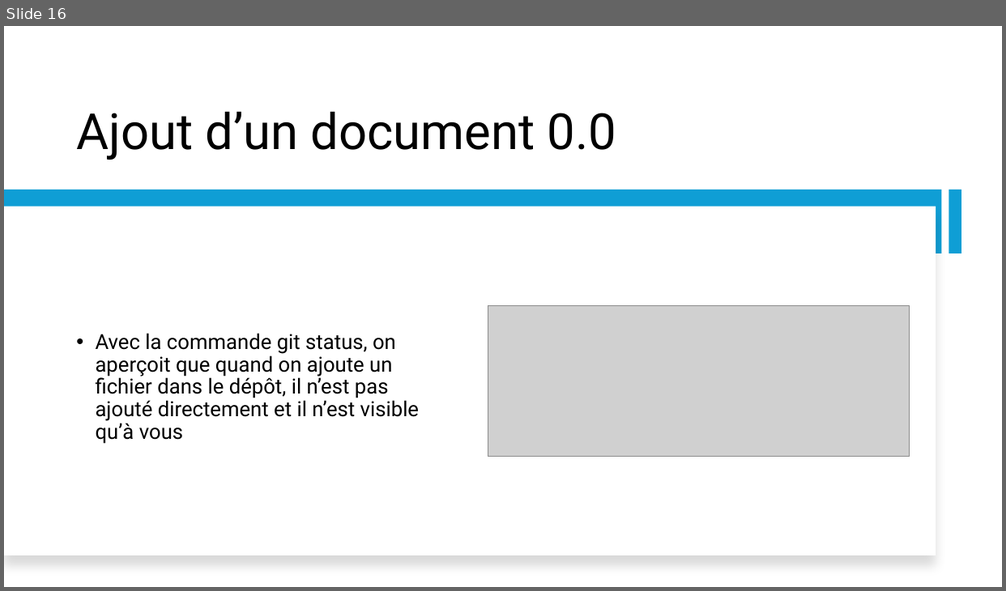
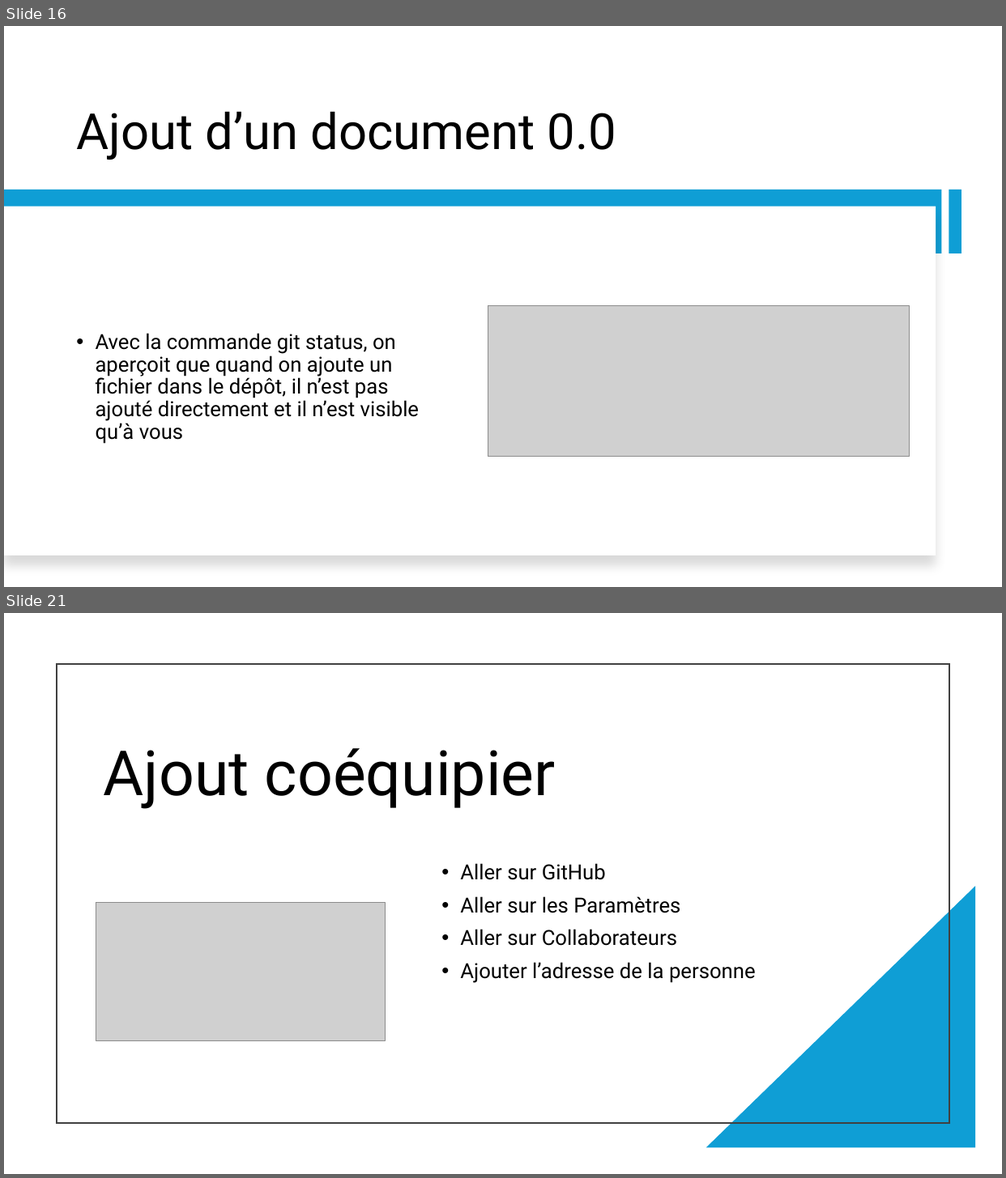
Before and after one commit to HugoSiriphong/TPSecurity, a slide deck: TP PROJET SCRUMDevSecOps.pptx. Shown one above the other, each under a label of ours: slide 16 before the commit, slides 16 and 21 after it; the slides between them are not shown. The pictures are 1006x591 and 1006x1178 pixels, drawn with LibreOffice and Linux fonts; fonts in the diff are those of the drawing; grey boxes stand for pictures. Boxes give left, top, right and bottom in pixels: in the first picture for what was removed or moved away, otherwise in the second. Text is boxed around its words. In the diff, an @@ line names an element or a change of style, - is before the commit and + after.

Commit message:
Ajout information

```diff
--- a/TP PROJET SCRUMDevSecOps.pptx
+++ b/TP PROJET SCRUMDevSecOps.pptx
@@ slide 21 added at [4, 613, 1002, 1174], background #FFFFFF @@
@@ rectangle added at [57, 664, 949, 1122], outline #404040 1.5 pt @@
@@ title added at [104, 748, 556, 809], 60 pt, text #000000 @@
+Ajout coéquipier
@@ text added at [460, 863, 756, 983], 20 pt, text #000000 @@
+• Aller sur GitHub
+• Aller sur les Paramètres
+• Aller sur Collaborateurs
+• Ajouter l’adresse de la personne
@@ picture added at [96, 903, 385, 1041] @@
@@ right triangle added at [706, 886, 976, 1148], fill #0F9ED5 @@
```
Also in this commit, not shown: 1 slide changed, 5 other slides added.
